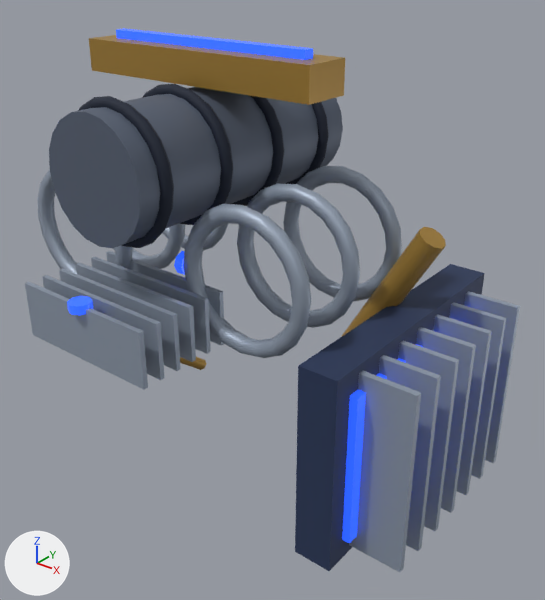
An edit to the glTF model game/assets/structures/tower_lance_rate_s7.glb, drawn before and after from the same camera.
One viewpoint serves both versions: a camera (50 mm lens) standing at (1.288, -2.66, 2.701) and looking at (0.189, -1.285, 1.849). The lights are fixed; the arrows at lower left show +X, +Y and +Z. The older version comes first. Where no turn or scale is listed for an object, it has been applied to the vertices. Vertices at exactly the same position are counted once.

Objects in the first picture: 'lance_breech_sink_0', 'lance_breech_sink_1', 'lance_breech_sink_2', 'lance_breech_sink_3', 'lance_breech_sink_4', 'lance_breech_sink_5', 'lance_bus_bar_heavy', 'lance_cap_cover_l0', 'lance_cap_cover_l1', 'lance_cap_cover_l2', 'lance_cap_cover_r0', 'lance_cap_cover_r1', 'lance_cap_cover_r2', 'lance_capacitor_c', 'lance_coolant_line', 'lance_radiator_fins_0', 'lance_radiator_fins_1', 'lance_radiator_fins_2', 'lance_radiator_fins_3', 'lance_radiator_fins_4', 'lance_radiator_fins_5', 'lance_radiator_fins_6', 'lance_radiator_frame', 'lance_radiator_pipe' and 8 more.
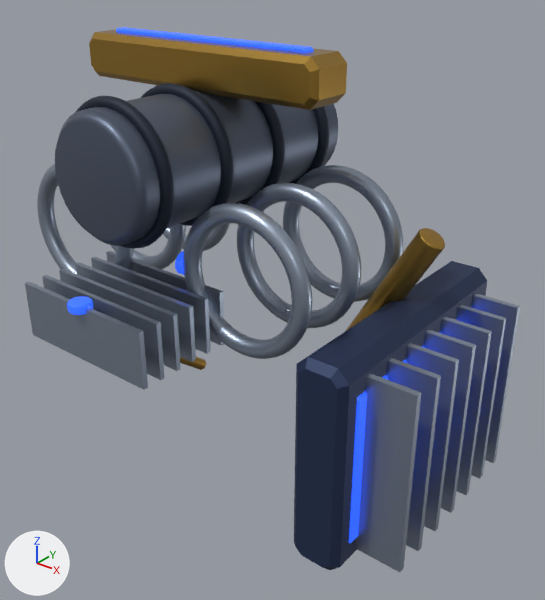
Scene script edits in JSON lines:
```json
{"op": "set", "path": "mat_brass.metallic", "old": "0.4", "new": "0.9"}
{"op": "set", "path": "mat_steel_plate.metallic", "old": "0.34", "new": "0.8"}
{"block": "me_mesh_5", "where": "# used by ob_lance_capacitor_c; location = (0.0, -1.3, 2.22)"}
{"op": "remove", "block": "me_mesh_5", "code": "me_mesh_5.from_pydata(...)  # 44 vertices, 80 faces; spans x -0.15..0.15, y -0.37..0.37, z -0.15..0.15"}
{"op": "add", "block": "me_mesh_5", "code": "me_mesh_5.from_pydata(...)  # 134 vertices, 256 faces; spans x -0.15..0.15, y -0.37..0.37, z -0.15..0.15"}
{"block": "me_mesh_5", "change": "me_mesh_5 part 1: 42 vertices removed from x -0.15..0.15, y -0.37..0.37, z -0.15..0.15; 132 vertices added at x -0.15..0.15, y -0.37..0.37, z -0.15..0.15"}
{"block": "me_mesh_10", "where": "# used by ob_lance_bus_bar_heavy; location = (0.0, -1.3, 2.42)"}
{"op": "remove", "block": "me_mesh_10", "code": "me_mesh_10.from_pydata(...)  # 8 vertices, 12 faces; spans x -0.35..0.35, y -0.065..0.065, z -0.04..0.04"}
{"op": "add", "block": "me_mesh_10", "code": "me_mesh_10.from_pydata(...)  # 32 vertices, 60 faces; spans x -0.364..0.364, y -0.065..0.065, z -0.054..0.054"}
{"block": "me_mesh_10", "change": "me_mesh_10 part 2: the whole mesh is rebuilt"}
{"block": "me_mesh_21", "where": "# used by ob_lance_radiator_frame; location = (0.52, -1.2, 1.62)"}
{"op": "remove", "block": "me_mesh_21", "code": "me_mesh_21.from_pydata(...)  # 8 vertices, 12 faces; spans x -0.05..0.05, y -0.35..0.35, z -0.26..0.26"}
{"op": "add", "block": "me_mesh_21", "code": "me_mesh_21.from_pydata(...)  # 32 vertices, 60 faces; spans x -0.068..0.068, y -0.35..0.35, z -0.278..0.278"}
{"block": "me_mesh_21", "change": "me_mesh_21 part 3: the whole mesh is rebuilt"}
```

Boxes (x1, y1, x2, y2) around the edits, measured in the pictures (545 x 600 px):
```json
{"object": "lance_capacitor_c", "change": "reshaped", "before": [49, 87, 343, 248], "after": [55, 90, 338, 246]}
{"object": "lance_radiator_frame", "change": "reshaped", "before": [295, 264, 484, 571], "after": [294, 261, 487, 570]}
{"object": "lance_bus_bar_heavy", "change": "surface changed, reshaped", "before": [89, 35, 345, 105], "after": [89, 30, 347, 110], "on screen": "darker, 14% taller"}
{"object": "lance_radiator_fins_0", "change": "surface changed", "before": [355, 373, 421, 572], "after": [355, 373, 421, 572], "on screen": "darker"}
{"object": "lance_cap_cover_l0", "change": "surface changed", "before": [183, 204, 311, 358], "after": [183, 204, 311, 358]}
{"object": "lance_breech_sink_0", "change": "surface changed", "before": [25, 282, 148, 390], "after": [25, 282, 148, 390]}
{"object": "lance_cap_cover_l1", "change": "surface changed", "before": [237, 183, 360, 328], "after": [237, 183, 360, 328]}
{"object": "lance_radiator_fins_1", "change": "surface changed", "before": [386, 358, 441, 551], "after": [386, 358, 441, 551], "on screen": "darker"}
{"object": "lance_radiator_fins_2", "change": "surface changed", "before": [405, 343, 459, 531], "after": [405, 343, 459, 531], "on screen": "darker"}
{"object": "lance_radiator_fins_3", "change": "surface changed", "before": [423, 329, 476, 513], "after": [423, 329, 476, 513], "on screen": "darker"}
{"object": "lance_radiator_pipe", "change": "surface changed", "before": [346, 228, 445, 331], "after": [346, 228, 445, 331], "on screen": "darker"}
{"object": "lance_radiator_fins_4", "change": "surface changed", "before": [440, 316, 492, 495], "after": [440, 316, 492, 495], "on screen": "darker"}
{"object": "lance_radiator_fins_5", "change": "surface changed", "before": [456, 304, 506, 478], "after": [456, 304, 506, 478], "on screen": "darker"}
{"object": "lance_radiator_fins_6", "change": "surface changed", "before": [471, 293, 520, 463], "after": [471, 293, 520, 463], "on screen": "darker"}
{"object": "lance_breech_sink_2", "change": "surface changed", "before": [59, 269, 180, 365], "after": [59, 269, 180, 365], "on screen": "darker"}
{"object": "lance_breech_sink_1", "change": "surface changed", "before": [42, 275, 163, 369], "after": [42, 275, 163, 369], "on screen": "darker"}
{"object": "lance_breech_sink_3", "change": "surface changed", "before": [76, 263, 196, 362], "after": [76, 263, 196, 362], "on screen": "darker"}
{"object": "lance_breech_sink_4", "change": "surface changed", "before": [91, 257, 211, 354], "after": [91, 257, 211, 354]}
{"object": "lance_cap_cover_r0", "change": "surface changed", "before": [37, 169, 132, 274], "after": [37, 169, 132, 274]}
{"object": "lance_breech_sink_5", "change": "surface changed", "before": [106, 251, 224, 345], "after": [106, 251, 224, 345]}
{"object": "lance_coolant_line", "change": "surface changed", "before": [180, 357, 206, 370], "after": [180, 357, 206, 370]}
```
